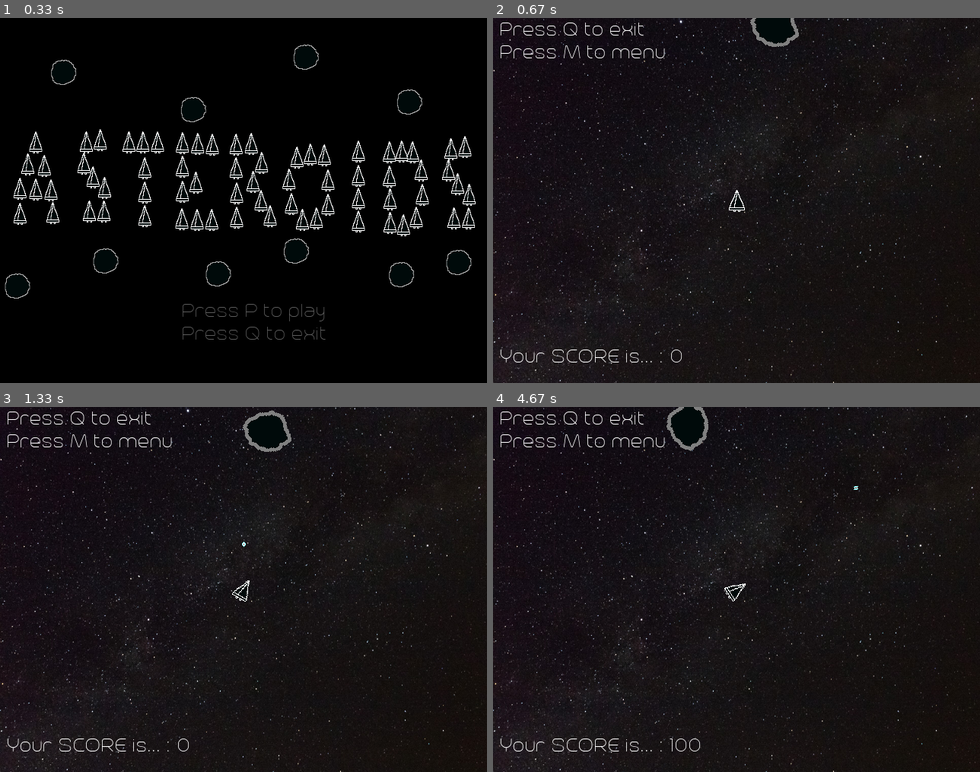
Above: before the commit, frames 1-4 (two rows, left to right).
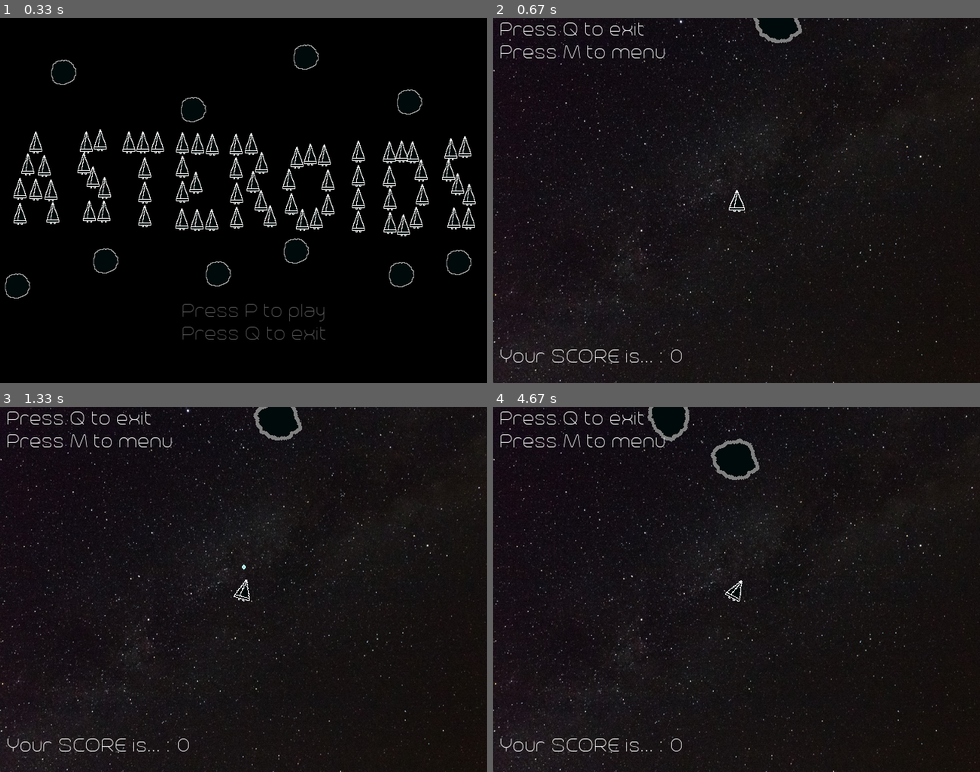
Above: after the commit, the same moments.

Repository: pramon18/Asteroids
Game: pygame game, started from Asteroids_Pygame.py
The game is run twice, just before and just after one commit, with the same random seed, the same clock (stepped at 60 frames per second) and the same inputs.
Inputs:
- Up to frame 1 (0.33 s): no input
- Up to frame 2 (0.67 s): tap P at 0.33 s
- Up to frame 3 (1.33 s): tap Space at 0.67, 1.07 s; hold Right from 1 s (still down)
- Up to frame 4 (4.67 s): tap Space at 1.37, 1.57, 1.87, 2.07, 2.37, 2.63, 2.93, 3.07, 3.37, 3.73, 4.03, 4.23, 4.53 s; release Right at 1.47 s; hold Right 1.5-1.97 s; hold Left 2-2.53 s; hold Left 2.57-2.97 s; hold Right 3-3.63 s; hold Left 3.67-4.13 s; hold Right 4.17-4.63 s

Frame 1 is identical in both runs. In frame 2, 0.3% of the frame differs, in the area x 52-64%, y 0-8%; in frame 3, 0.6%; in frame 4, 0.9%, in the area x 31-75%, y 0-95%.

Commit message:
Adição de requerimentos

Diff:
--- a/Asteroids_Pygame.py
+++ b/Asteroids_Pygame.py
@@ -312,7 +312,7 @@
 			screen.blit(text_font.render(point_Score + str(score), True, (255,255,255)),(10,430))
 
 			pygame.display.flip()
-			clock.tick()
+			clock.tick(30)
 			pygame.display.set_caption(str(clock.get_fps()))
 	elif state == "main menu":
 		'main menu music'
@@ -344,5 +344,5 @@
 			screen.blit(text_font.render("Press P to play", True, text_color),(240,370))
 			screen.blit(text_font.render("Press Q to exit", True, text_color),(240,400))
 			pygame.display.flip()
-			clock.tick()
+			clock.tick(30)
 			pygame.display.set_caption(str(clock.get_fps()))
Not shown, added: REQUIREMENTS.txt
